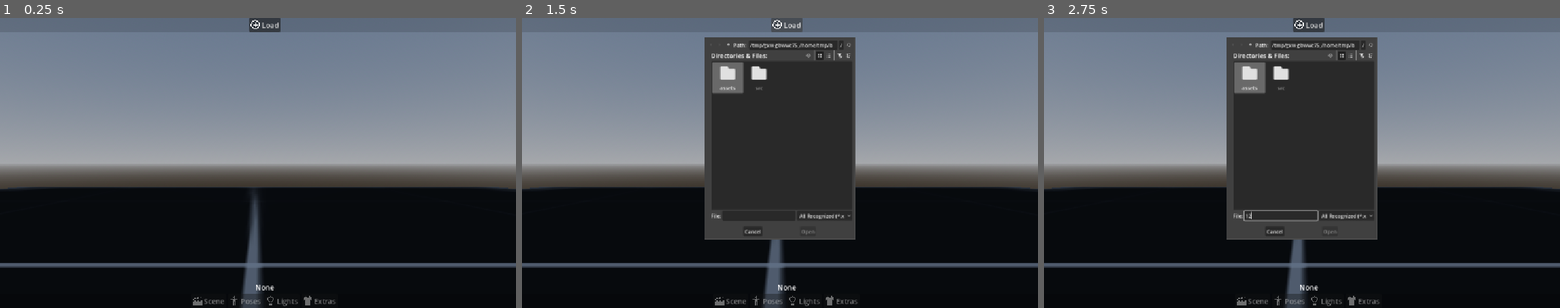
Above: before the commit, frames 1-3 (left to right).
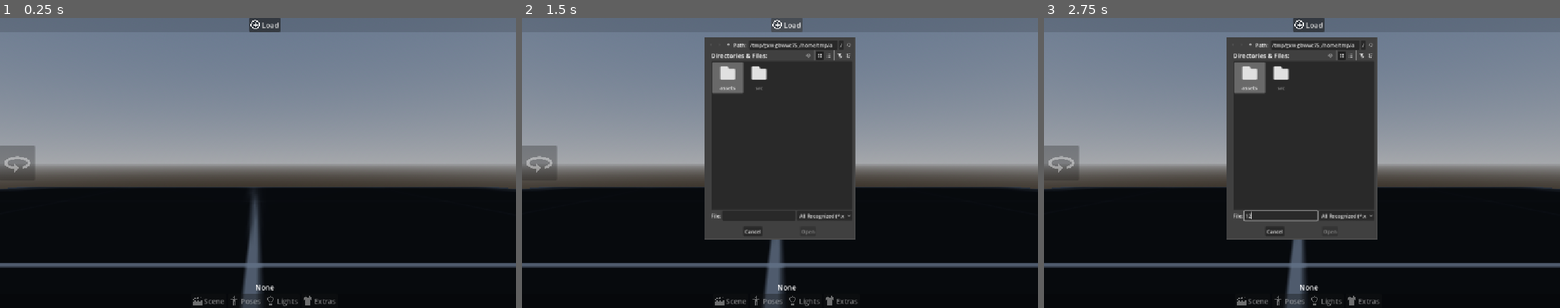
Above: after the commit, the same moments.

Repository: indeepurr/xnandroid
Game: Godot game, scene res://Main.tscn
Same seed, same stepped clock (60 frames per second), same inputs: the game is played once before the commit and once after it.
Inputs (mouse positions are in pixels of both pictures, inside the frame that each line leads up to):
- Up to frame 1 (0.25 s): no input
- Up to frame 2 (1.5 s): tap Enter at 0.5 s; move the mouse to (893, 148) at 0.52 s; hold W 0.53-1.25 s; hold Q 0.53-1.25 s; click (893, 148) at 0.67 s; click "Load" at 1.25 s
- Up to frame 3 (2.75 s): click (1281, 215) at 2.02 s; type "12" at 2.1 s

The runs differ from the first frame. In frame 1, 0.6% of the frame differs, in the area x 0-7%, y 44-54%; in frame 2, 0.6%, in the area x 0-61%, y 8-54%; in frame 3, 0.6%.

Commit message:
Phone setup

Diff:
--- a/Main.tscn
+++ b/Main.tscn
@@ -9,6 +9,7 @@
 [ext_resource type="Script" uid="uid://diw7wykrkty46" path="res://src/XNAndroid.BoneMarkers.gd" id="6_3dxm6"]
 [ext_resource type="Texture2D" uid="uid://bjv6q584e73yu" path="res://assets/light.png" id="6_trn2v"]
 [ext_resource type="Texture2D" uid="uid://t65dbkvfbwb" path="res://assets/scene.png" id="6_wkp8b"]
+[ext_resource type="Texture2D" uid="uid://daud03msmm71i" path="res://assets/rotate.png" id="7_5vvyt"]
 [ext_resource type="Texture2D" uid="uid://dvfb4qsok11tu" path="res://assets/pose.png" id="7_20pc6"]
 [ext_resource type="Script" uid="uid://u1gwob13mook" path="res://src/XNAndroid.PoseController.gd" id="7_lgr22"]
 
@@ -177,9 +178,9 @@
 anchor_top = 1.0
 anchor_right = 0.5
 anchor_bottom = 1.0
-offset_left = -175.0
-offset_top = -171.0
-offset_right = 175.0
+offset_left = -193.5
+offset_top = -180.0
+offset_right = 193.5
 grow_horizontal = 2
 grow_vertical = 0
 size_flags_vertical = 3
@@ -206,6 +207,11 @@
 size_flags_vertical = 3
 alignment = 1
 
+[node name="Control2" type="Control" parent="UI/HBox/Center/VBoxContainer/LightsPopup/PanelContainer2/VBoxContainer3/VBoxContainer2" unique_id=600243343]
+visible = false
+layout_mode = 2
+size_flags_vertical = 3
+
 [node name="CenterContainer" type="CenterContainer" parent="UI/HBox/Center/VBoxContainer/LightsPopup/PanelContainer2/VBoxContainer3/VBoxContainer2" unique_id=27660679]
 layout_mode = 2
 
@@ -226,7 +232,7 @@
 [node name="Label" type="Label" parent="UI/HBox/Center/VBoxContainer/LightsPopup/PanelContainer2/VBoxContainer3/VBoxContainer2/HBoxContainer" unique_id=63332982]
 custom_minimum_size = Vector2(60, 0)
 layout_mode = 2
-theme_override_font_sizes/font_size = 12
+theme_override_font_sizes/font_size = 13
 text = "Intensity"
 vertical_alignment = 1
 
@@ -256,7 +262,7 @@
 [node name="Label" type="Label" parent="UI/HBox/Center/VBoxContainer/LightsPopup/PanelContainer2/VBoxContainer3/VBoxContainer2/HBoxContainer2" unique_id=26247524]
 custom_minimum_size = Vector2(60, 0)
 layout_mode = 2
-theme_override_font_sizes/font_size = 12
+theme_override_font_sizes/font_size = 13
 text = "X"
 vertical_alignment = 1
 
@@ -286,7 +292,7 @@
 [node name="Label" type="Label" parent="UI/HBox/Center/VBoxContainer/LightsPopup/PanelContainer2/VBoxContainer3/VBoxContainer2/HBoxContainer3" unique_id=2075483006]
 custom_minimum_size = Vector2(60, 0)
 layout_mode = 2
-theme_override_font_sizes/font_size = 12
+theme_override_font_sizes/font_size = 13
 text = "Y"
 vertical_alignment = 1
 
@@ -316,7 +322,7 @@
 [node name="Label" type="Label" parent="UI/HBox/Center/VBoxContainer/LightsPopup/PanelContainer2/VBoxContainer3/VBoxContainer2/HBoxContainer4" unique_id=421583273]
 custom_minimum_size = Vector2(60, 0)
 layout_mode = 2
-theme_override_font_sizes/font_size = 12
+theme_override_font_sizes/font_size = 13
 text = "Shadow"
 vertical_alignment = 1
 
@@ -346,6 +352,23 @@
 horizontal_alignment = 1
 vertical_alignment = 1
 
+[node name="CenterContainer" type="CenterContainer" parent="UI/HBox/Center" unique_id=92476385]
+layout_mode = 1
+anchors_preset = 9
+anchor_bottom = 1.0
+offset_right = 78.0
+grow_vertical = 2
+
+[node name="VBoxContainer" type="VBoxContainer" parent="UI/HBox/Center/CenterContainer" unique_id=1623563586]
+layout_mode = 2
+
+[node name="BTN_BoneMode" type="Button" parent="UI/HBox/Center/CenterContainer/VBoxContainer" unique_id=750302949]
+clip_contents = true
+layout_mode = 2
+theme_override_constants/icon_max_width = 70
+disabled = true
+icon = ExtResource("7_5vvyt")
+
 [node name="Footer" type="PanelContainer" parent="UI/HBox" unique_id=91991528]
 layout_mode = 2
 theme_override_styles/panel = SubResource("StyleBoxFlat_0170i")
--- a/src/XNAndroid.Main.gd
+++ b/src/XNAndroid.Main.gd
@@ -7,6 +7,7 @@
 @onready var BTN_sceneLights : Button = $UI/HBox/Footer/FooterOptions/BTN_sceneLights
 @onready var BTN_extrasModel : Button = $UI/HBox/Footer/FooterOptions/BTN_extrasModel
 @onready var BTN_lightOn : CheckBox = $UI/HBox/Center/VBoxContainer/LightsPopup/PanelContainer2/VBoxContainer3/VBoxContainer2/CenterContainer/BTN_LightOn
+@onready var BTN_boneMode : Button = $UI/HBox/Center/CenterContainer/VBoxContainer/BTN_BoneMode
 
 # Popups
 @onready var POPUP_extrasPop : Control = $UI/HBox/Center/VBoxContainer/ExtraPopup
Not shown, changed: assets/dev/Prefab_Black.png.import
Binary file added: assets/lock.png
Not shown, added: assets/lock.png.import
Binary file added: assets/locked.png
Not shown, added: assets/locked.png.import
Binary file added: assets/move.png
Not shown, added: assets/move.png.import
Binary file added: assets/rotate.png
Not shown, added: assets/rotate.png.import
Binary file added: assets/scale.png
Not shown, added: assets/scale.png.import
Not shown, added: export_presets.cfg
